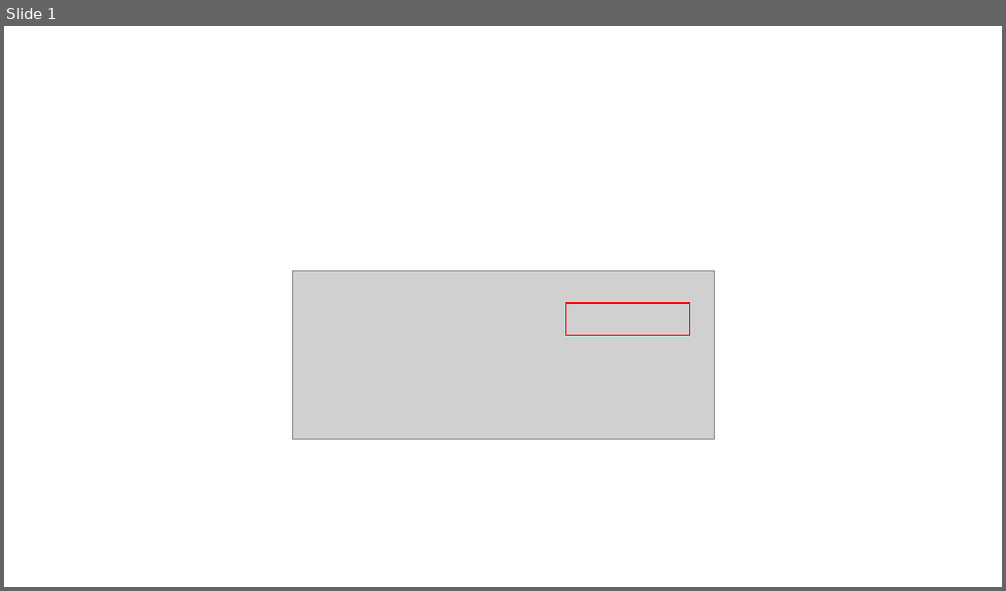
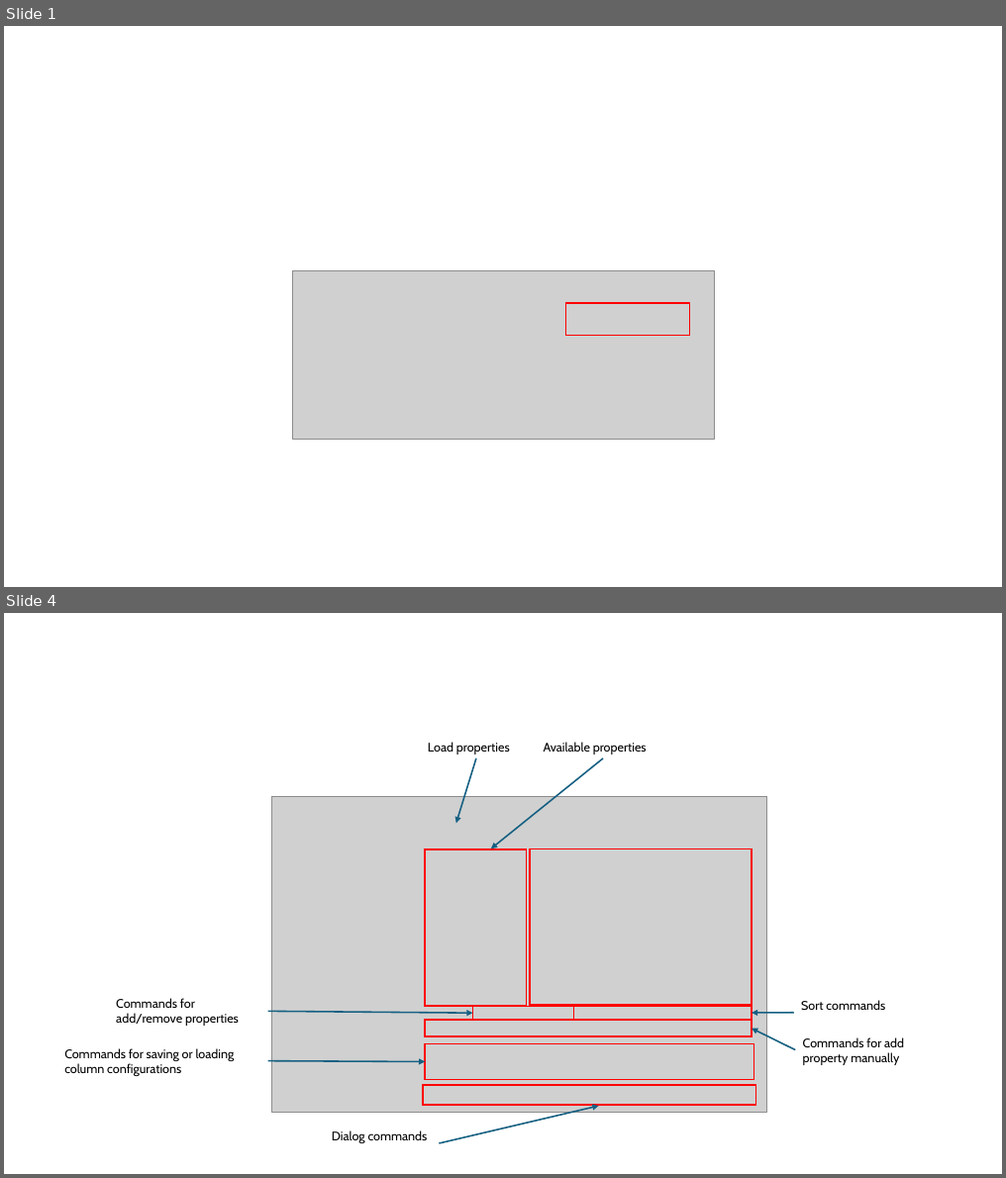
Before and after one commit to APEbbers/BillOfMaterials-WB, a slide deck: Wiki pictures.odp. Shown one above the other, each under a label of ours: slide 1 before the commit, slides 1 and 4 after it; the slides between them are not shown. The pictures are 1006x591 and 1006x1178 pixels, drawn with LibreOffice and Linux fonts; fonts in the diff are those of the drawing; grey boxes stand for pictures. Boxes give left, top, right and bottom in pixels: in the first picture for what was removed or moved away, otherwise in the second. Text is boxed around its words. In the diff, an @@ line names an element or a change of style, - is before the commit and + after.

```diff
--- a/Wiki pictures.odp
+++ b/Wiki pictures.odp
@@ slide 4 added at (x1=4, y1=613, x2=1002, y2=1174), background #FFFFFF @@
@@ text added at (x1=428, y1=742, x2=510, y2=755), 12 pt, text #000000 @@
+Load properties
@@ freeform shape added at (x1=456, y1=759, x2=476, y2=823), outline #156082 1.5 pt @@
@@ freeform shape added at (x1=491, y1=759, x2=604, y2=849), outline #156082 1.5 pt @@
@@ text added at (x1=544, y1=742, x2=647, y2=755), 12 pt, text #000000 @@
+Available properties
@@ picture added at (x1=271, y1=796, x2=767, y2=1112) @@
@@ rectangle added at (x1=425, y1=850, x2=526, y2=1006), outline #FF0000 1.5 pt @@
@@ rectangle added at (x1=530, y1=849, x2=751, y2=1005), outline #FF0000 1.5 pt @@
@@ text added at (x1=116, y1=998, x2=239, y2=1026), 12 pt, text #000000 @@
+Commands for add/remove properties
@@ arrow added from (268, 1011) to (472, 1014), #156082 1.5 pt @@
@@ rectangle added at (x1=425, y1=1020, x2=751, y2=1038), outline #FF0000 1.5 pt @@
@@ rectangle added at (x1=472, y1=1007, x2=573, y2=1020), outline #FF0000 1.5 pt @@
@@ rectangle added at (x1=573, y1=1006, x2=751, y2=1020), outline #FF0000 1.5 pt @@
@@ arrow added from (794, 1013) to (751, 1013), #156082 1.5 pt @@
@@ text added at (x1=801, y1=1000, x2=885, y2=1010), 12 pt, text #000000 @@
+Sort commands
@@ text added at (x1=64, y1=1049, x2=235, y2=1076), 12 pt, text #000000 @@
+Commands for saving or loading column configurations
@@ rectangle added at (x1=425, y1=1045, x2=754, y2=1080), outline #FF0000 1.5 pt @@
@@ arrow added from (795, 1051) to (751, 1029), #156082 1.5 pt @@
@@ text added at (x1=803, y1=1038, x2=904, y2=1065), 12 pt, text #000000 @@
+Commands for add property manually
@@ arrow added from (268, 1061) to (426, 1062), #156082 1.5 pt @@
@@ rectangle added at (x1=423, y1=1085, x2=756, y2=1105), outline #FF0000 1.5 pt @@
@@ arrow added from (439, 1144) to (598, 1106), #156082 1.5 pt @@
@@ text added at (x1=332, y1=1131, x2=428, y2=1144), 12 pt, text #000000 @@
+Dialog commands
```
Also in this commit, not shown: 3 slides changed, 2 other files.
